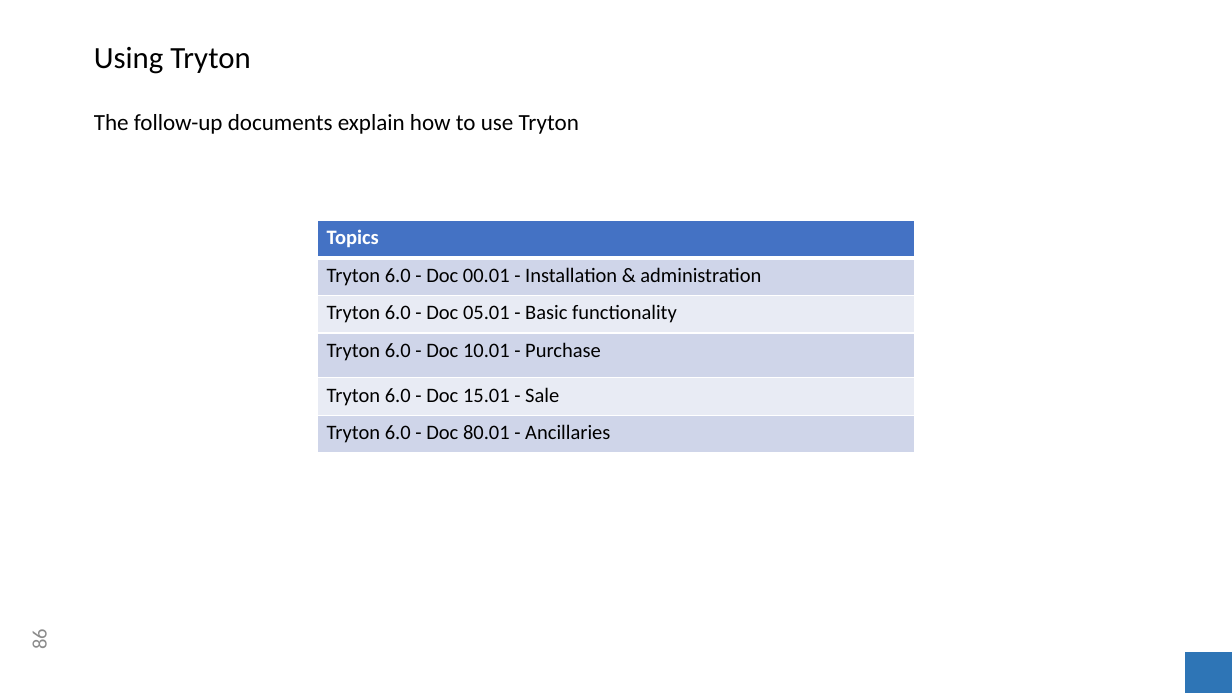
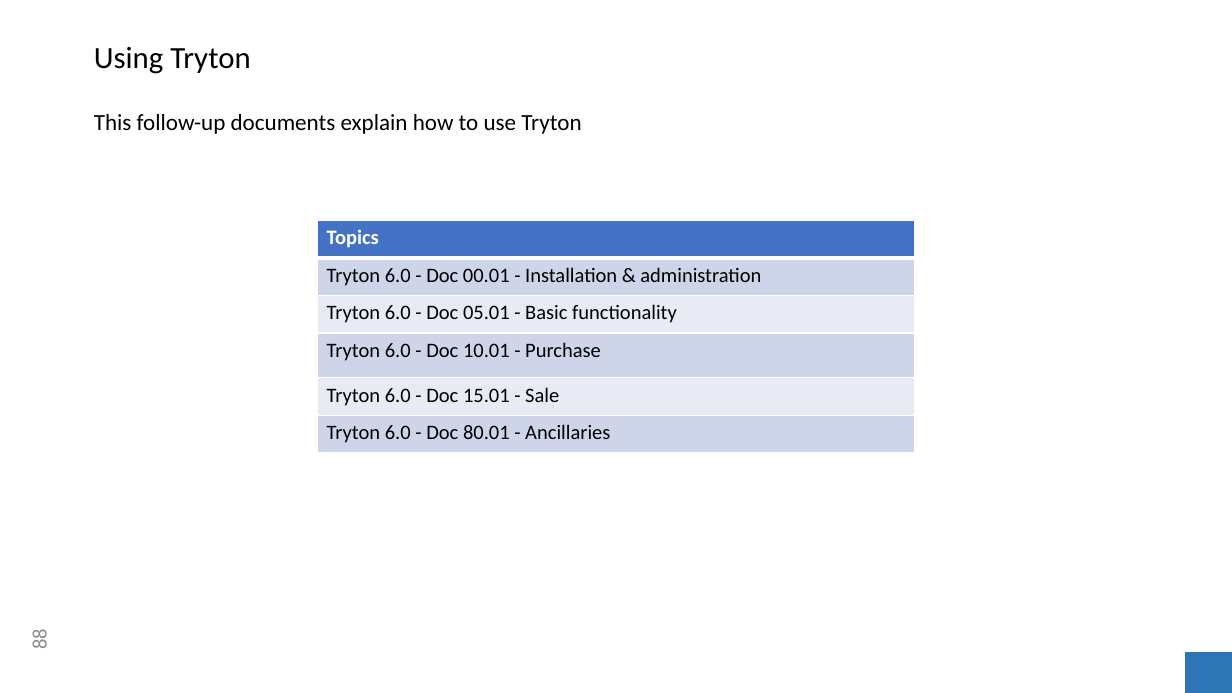
Before and after one commit to clixwise/tryton-by-example, a slide deck: slide 88 of Tryton 6.0 - Doc 00.01 - Installation & administration.pptx (slide 86 before the commit). Drawn at 1232x693 pixels with LibreOffice and Linux fonts; fonts in the diff are those of the drawing. Boxes give left, top, right and bottom in pixels: in the first picture for what was removed or moved away, otherwise in the second. Text is boxed around its words. In the diff, an @@ line names an element or a change of style, - is before the commit and + after.

```diff
--- a/Tryton 6.0 - Doc 00.01 - Installation & administration.pptx
+++ b/Tryton 6.0 - Doc 00.01 - Installation & administration.pptx
@@ text at (x1=94, y1=114, x2=581, y2=134): text changed @@
-The follow-up documents explain how to use Tryton
+This follow-up documents explain how to use Tryton
@@ page number at (x1=27, y1=631, x2=52, y2=648): text changed @@
-86
+88
```
Also in this commit, not shown: 10 other slides changed, 4 slides added, 2 slides removed, 14 other files.
